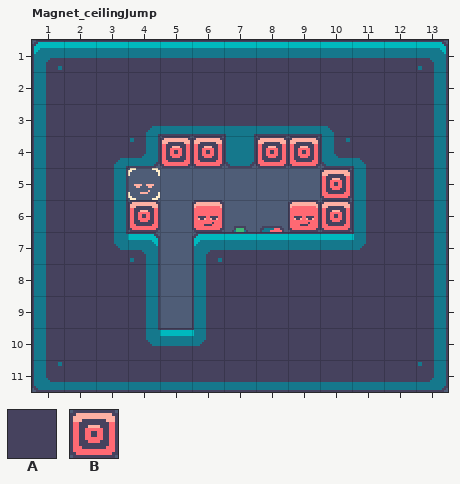
An edit to a level. LDtk project, assets/world.ldtk. The picture above is the old version.
Cells are 16x16 px. Shown: Magnet_ceilingJump x 1..13, y 1..11.
Key: from "IntGrid": A 1 "block", B 6 "disable".
_ is an empty cell.
Layers that did not change in this view are not listed.
Layer "IntGrid" before, first column x 1:
 1 AAAAAAAAAAAAA
 2 AAAAAAAAAAAAA
 3 AAAAAAAAAAAAA
 4 AAAABBABBAAAA
 5 AAA______BAAA
 6 AAAB_____BAAA
 7 AAAA_AAAAAAAA
 8 AAAA_AAAAAAAA
 9 AAAA_AAAAAAAA
10 AAAAAAAAAAAAA
11 AAAAAAAAAAAAA
After:
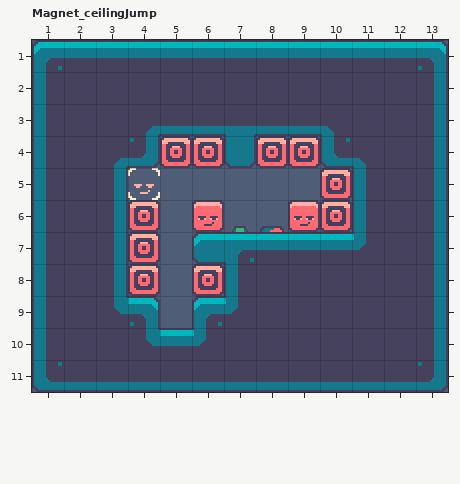
The commit says: fixed sidejump level
Changes in this commit:
Changed rows in their new state; . is an unchanged cell.
Layer "IntGrid":
first column x 4:
 7 B..
 8 B.B
